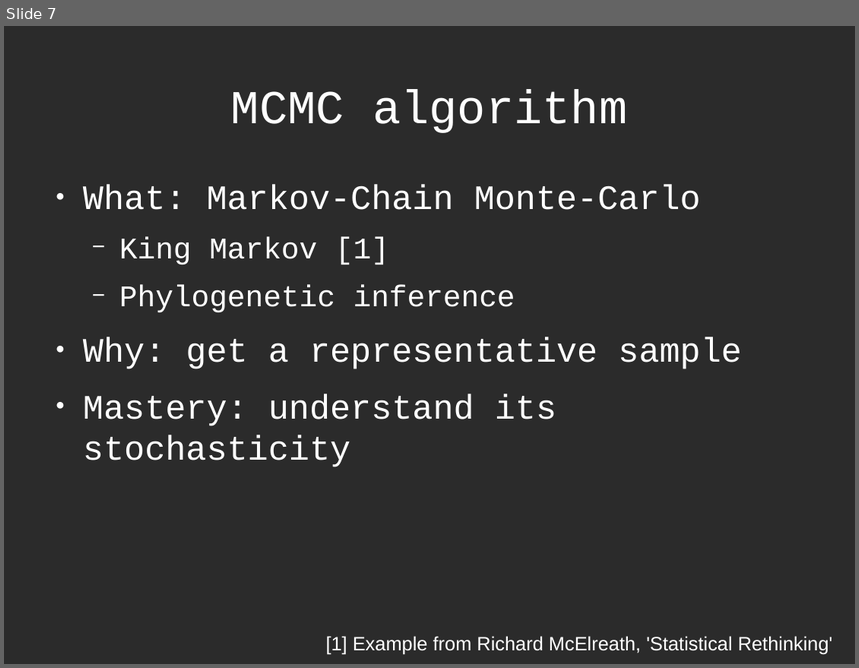
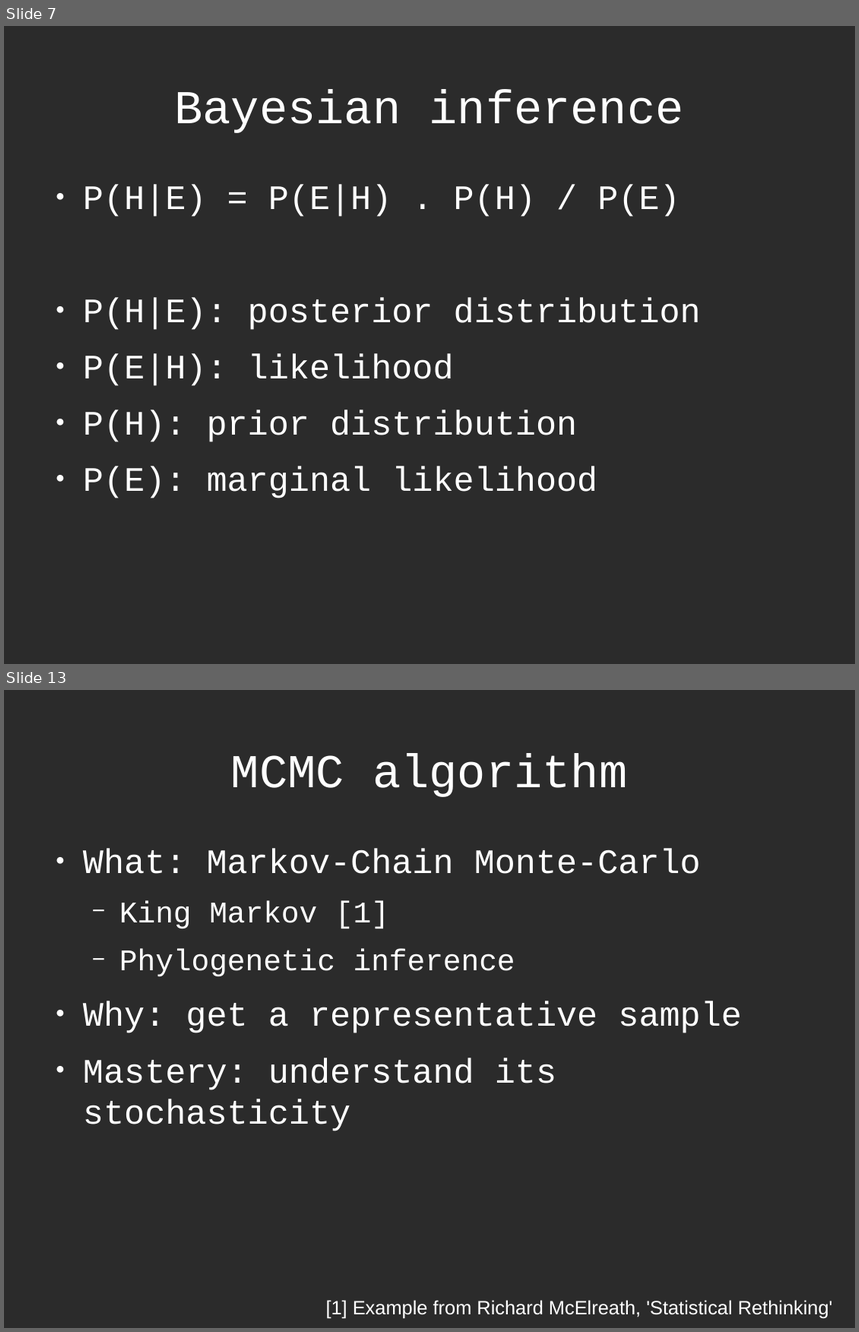
Before and after one commit to richelbilderbeek/Science, a slide deck: Bilderbeek2016Beast/Beast2.odp. Shown one above the other, each under a label of ours: slide 7 before the commit, slides 7 and 13 after it; the slides between them are not shown. The pictures are 859x668 and 859x1332 pixels, drawn with LibreOffice and Linux fonts; fonts in the diff are those of the drawing; background and template pictures are left out; a plain dark background stands for a picture behind light text. Boxes give left, top, right and bottom in pixels: in the first picture for what was removed or moved away, otherwise in the second. Text is boxed around its words. In the diff, an @@ line names an element or a change of style, - is before the commit and + after.

```diff
--- a/Bilderbeek2016Beast/Beast2.odp
+++ b/Bilderbeek2016Beast/Beast2.odp
@@ slide 7 added at bbox=[4, 26, 855, 664], background picture (left out) @@
@@ title added at bbox=[174, 90, 684, 133], 44 pt, text #FFFFFF @@
+Bayesian inference
@@ text added at bbox=[83, 185, 701, 499], 32 pt, text #FFFFFF @@
+● P(H|E) = P(E|H) . P(H) / P(E)
+● P(H|E): posterior distribution
+● P(E|H): likelihood
+● P(H): prior distribution
+● P(E): marginal likelihood
@@ what was slide 7 is now slide 13 @@
```
Also in this commit, not shown: 2 slides changed, 6 other slides added, 6 other files.
